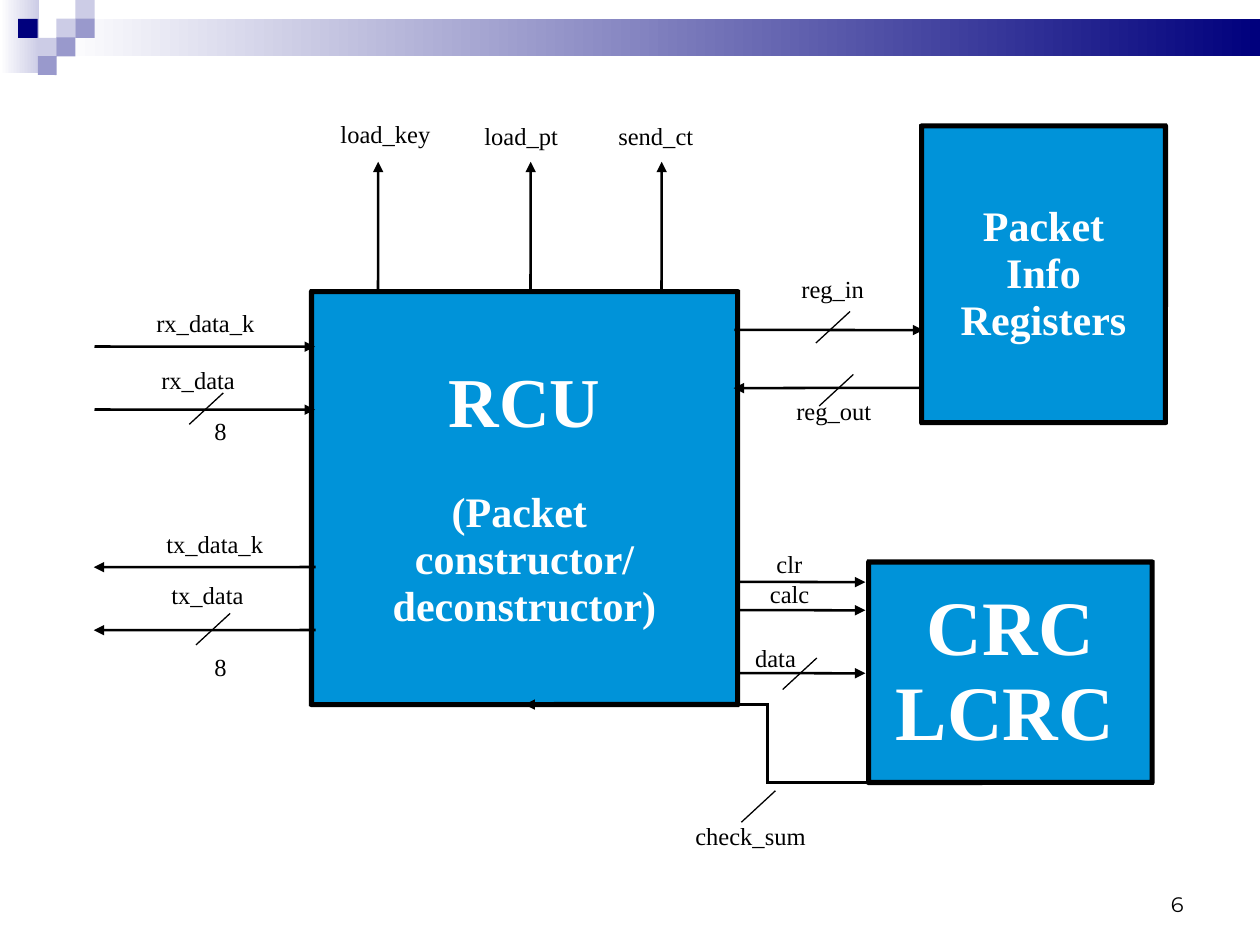
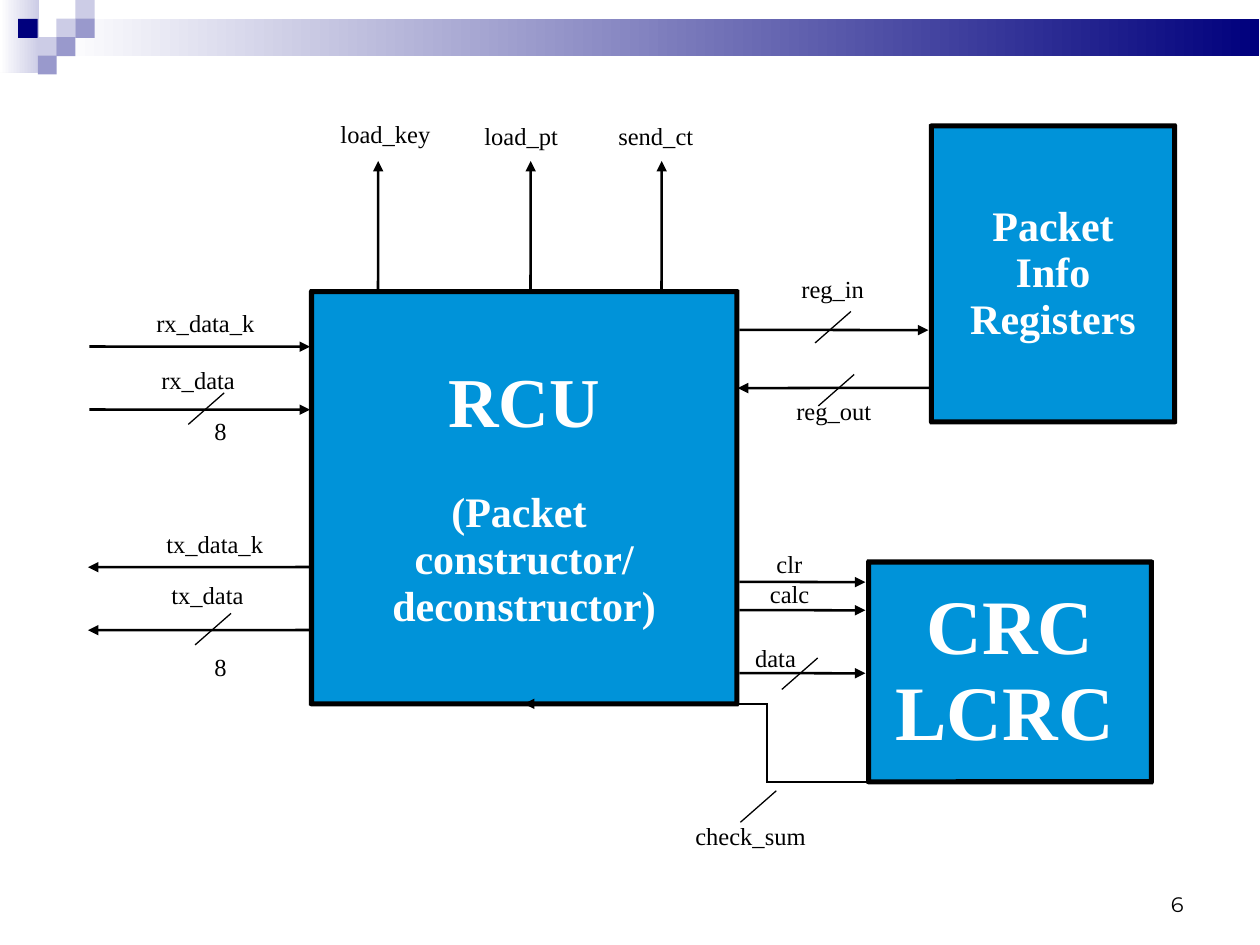
Before and after one commit to jevinskie/aes-over-pcie, a slide deck: slide 6 of docs/aespciefinalpresentation.ppt. Drawn at 1260x945 pixels with LibreOffice and Linux fonts; fonts in the diff are those of the drawing. Boxes give left, top, right and bottom in pixels: in the first picture for what was removed or moved away, otherwise in the second. Text is boxed around its words. In the diff, an @@ line names an element or a change of style, - is before the commit and + after.

```diff
--- a/docs/aespciefinalpresentation.ppt
+++ b/docs/aespciefinalpresentation.ppt
@@ freeform shape: place and size @@
-freeform shape at (921,126,1166,422)
+freeform shape at (931,126,1174,422)
@@ text "Packet": place and size @@
-text "Packet" at (961,212,1127,344)
+text "Packet" at (970,212,1136,343)
@@ arrow moved from (735, 330) - (924, 330) to (740, 330) - (929, 330) @@
@@ arrow moved from (924, 388) - (733, 388) to (930, 388) - (738, 388) @@
@@ 4 arrows: place and size @@
-4 arrows at (93,346,315,630)
+4 arrows at (88,346,311,630)
```
Also in this commit, not shown: 11 other slides changed, 22 slides added, 1 slide removed, 3 other files.
